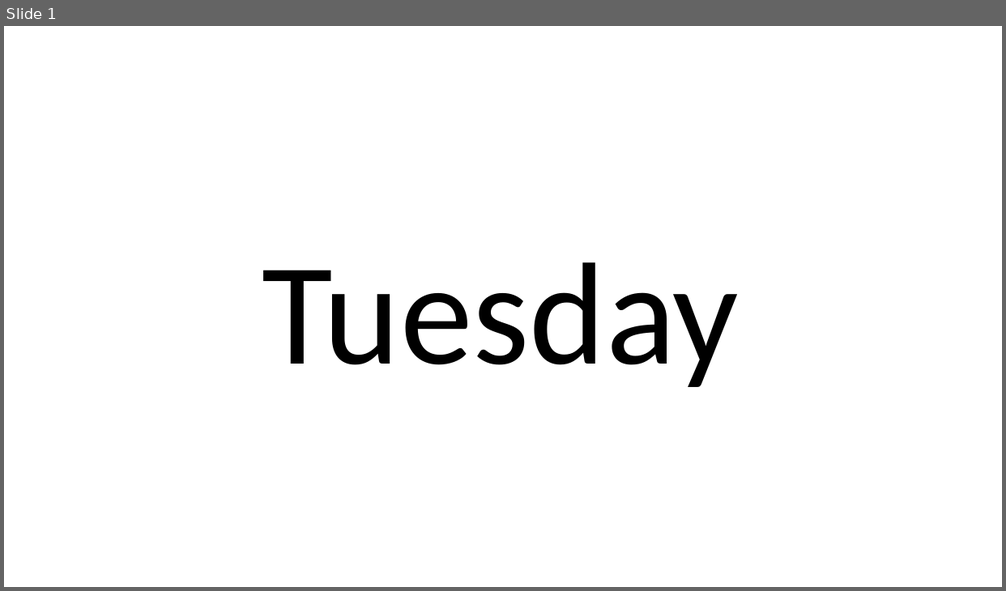
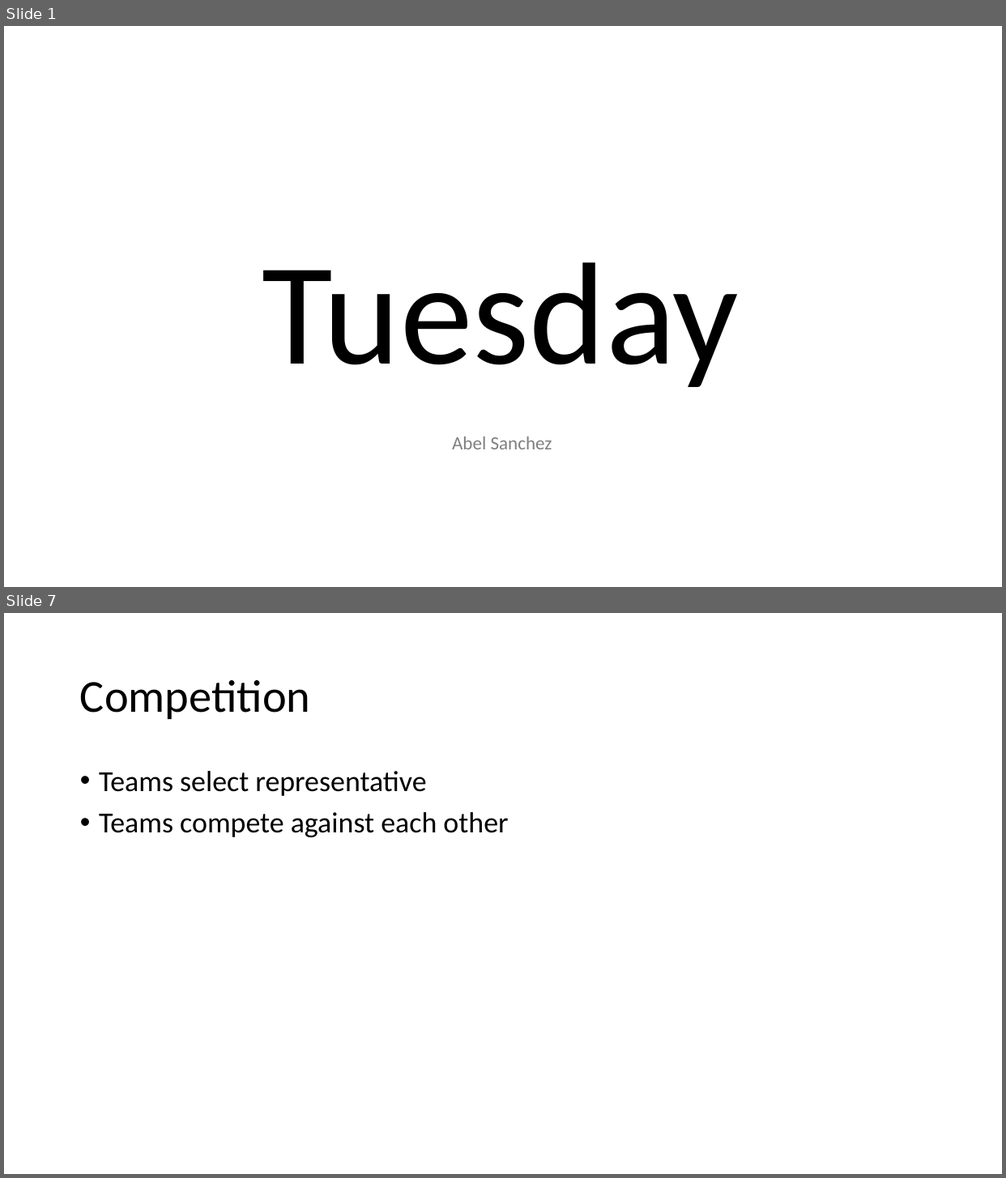
Before and after one commit to heaps/workshop, a slide deck: 02_tuesday/tuesday.pptx. Shown one above the other, each under a label of ours: slide 1 before the commit, slides 1 and 7 after it; the slides between them are not shown. The pictures are 1006x591 and 1006x1178 pixels, drawn with LibreOffice and Linux fonts; fonts in the diff are those of the drawing. Boxes give left, top, right and bottom in pixels: in the first picture for what was removed or moved away, otherwise in the second. Text is boxed around its words. In the diff, an @@ line names an element or a change of style, - is before the commit and + after.

```diff
--- a/02_tuesday/tuesday.pptx
+++ b/02_tuesday/tuesday.pptx
@@ slide 7 added at (4, 613, 1002, 1174), background #FFFFFF @@
@@ title added at (80, 680, 311, 719), 44 pt, text #000000 @@
+Competition
@@ text added at (99, 771, 508, 837), 28 pt, text #000000 @@
+• Teams select representative
+• Teams compete against each other
@@ slide 1 changed as well @@
@@ text added at (452, 437, 552, 450), 18 pt, text #808080 @@
+Abel Sanchez
```
Also in this commit, not shown: 28 other slides added, 16 other files.
